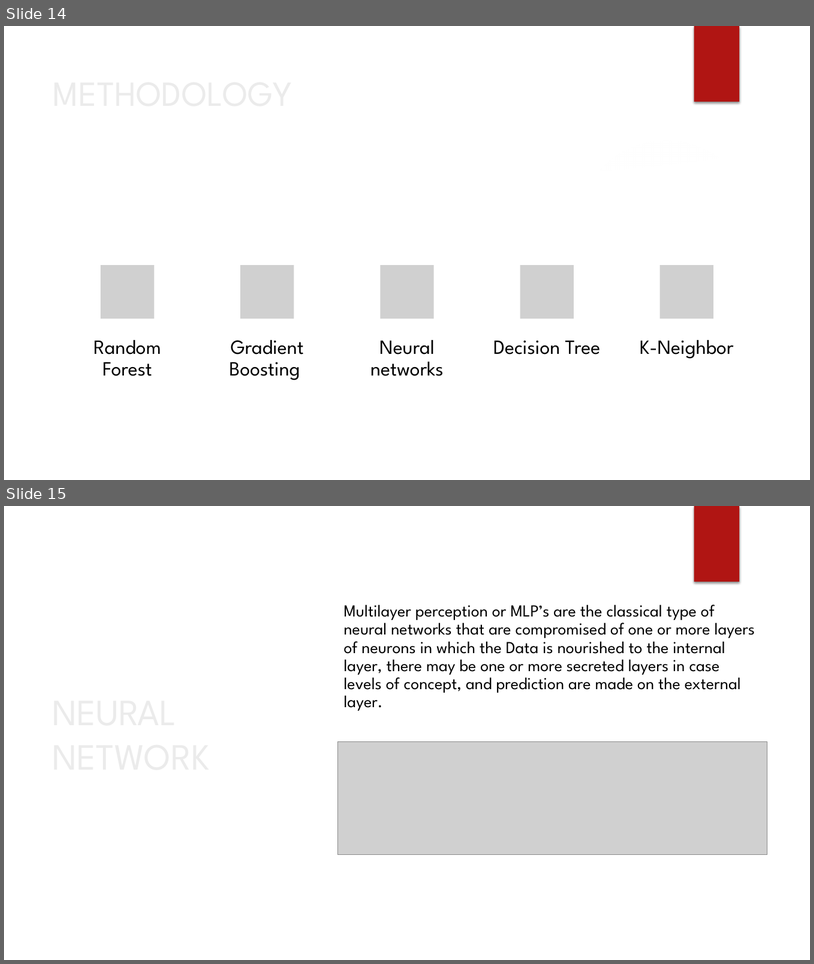
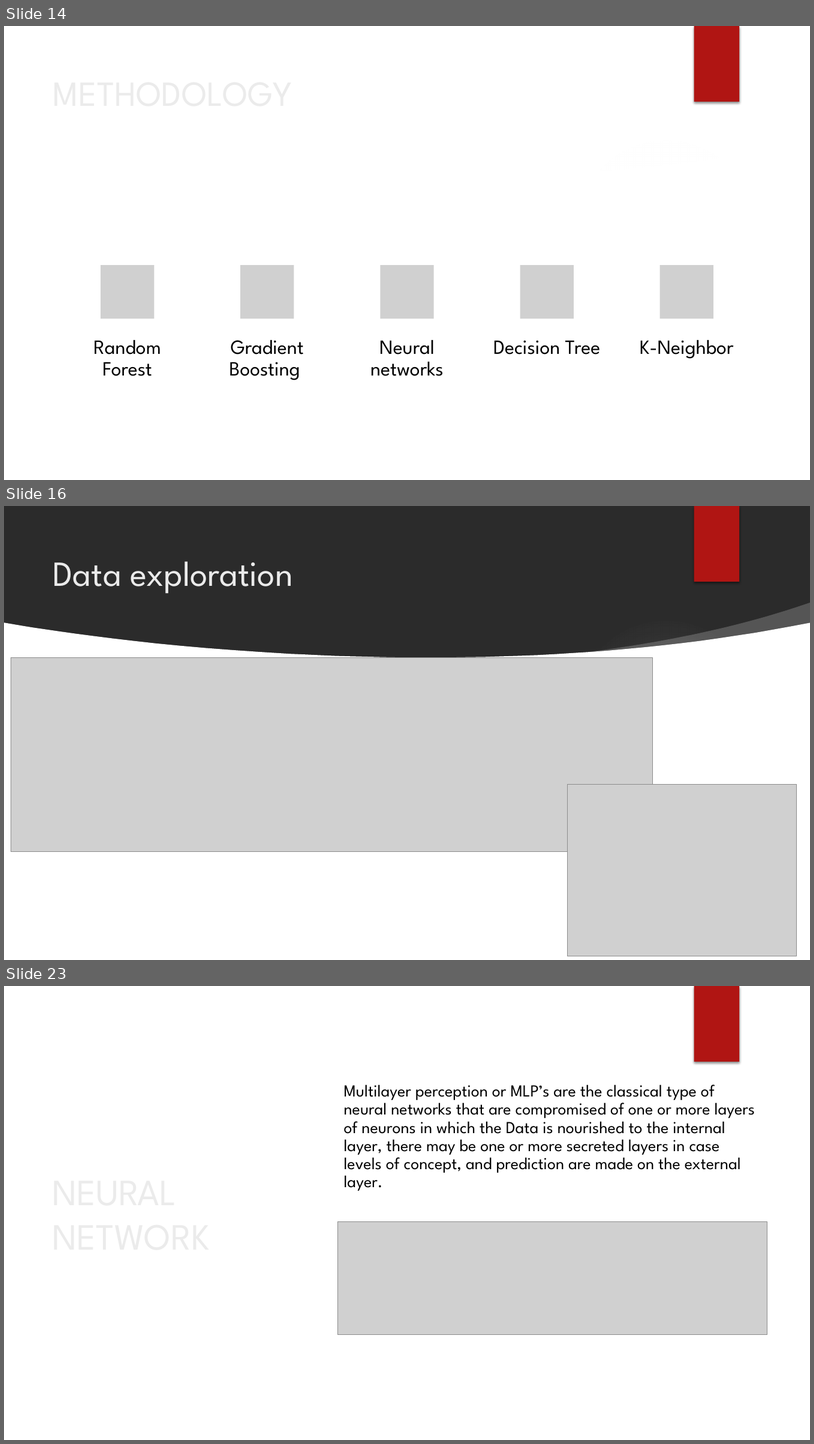
Before and after one commit to varinderjit123/LOS, a slide deck: LOS_Presentation.pptx. Shown one above the other, each under a label of ours: slides 14 and 15 before the commit, slides 14, 16 and 23 after it; the slides between them are not shown. The pictures are 814x964 and 814x1444 pixels, drawn with LibreOffice and Linux fonts; fonts in the diff are those of the drawing; grey boxes stand for pictures; background and template pictures are left out; a plain dark background stands for a picture behind light text. Boxes give left, top, right and bottom in pixels: in the first picture for what was removed or moved away, otherwise in the second. Text is boxed around its words. In the diff, an @@ line names an element or a change of style, - is before the commit and + after.

```diff
--- a/LOS_Presentation.pptx
+++ b/LOS_Presentation.pptx
@@ slide 16 added at [4,506,810,960], background picture (left out); not listed: 1 template element that a slide beside it also shows @@
@@ rectangle added at [694,506,740,582], fill #B01513 @@
@@ title added at [53,561,293,594], 42 pt, text #EBEBEB @@
+Data exploration
@@ freeform shape added at [581,603,810,657], fill #FFFFFF at 20% opacity @@
@@ freeform shape added at [4,623,810,960], fill #FFFFFF @@
@@ picture added at [11,658,653,852] @@
@@ picture added at [568,784,798,955] @@
@@ what was slide 15 is now slide 23 @@
```
Also in this commit, not shown: 2 slides changed, 7 other slides added.
